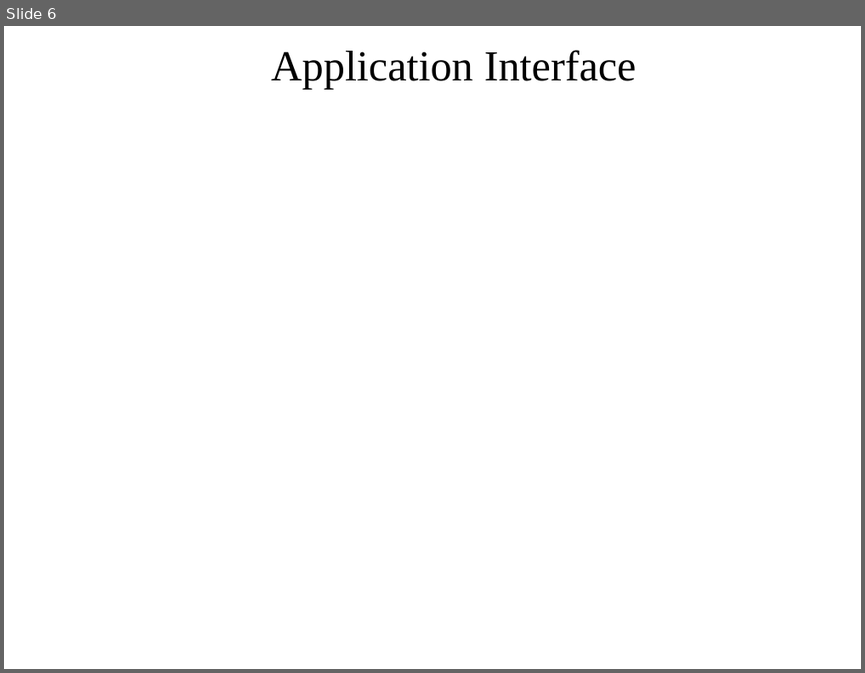
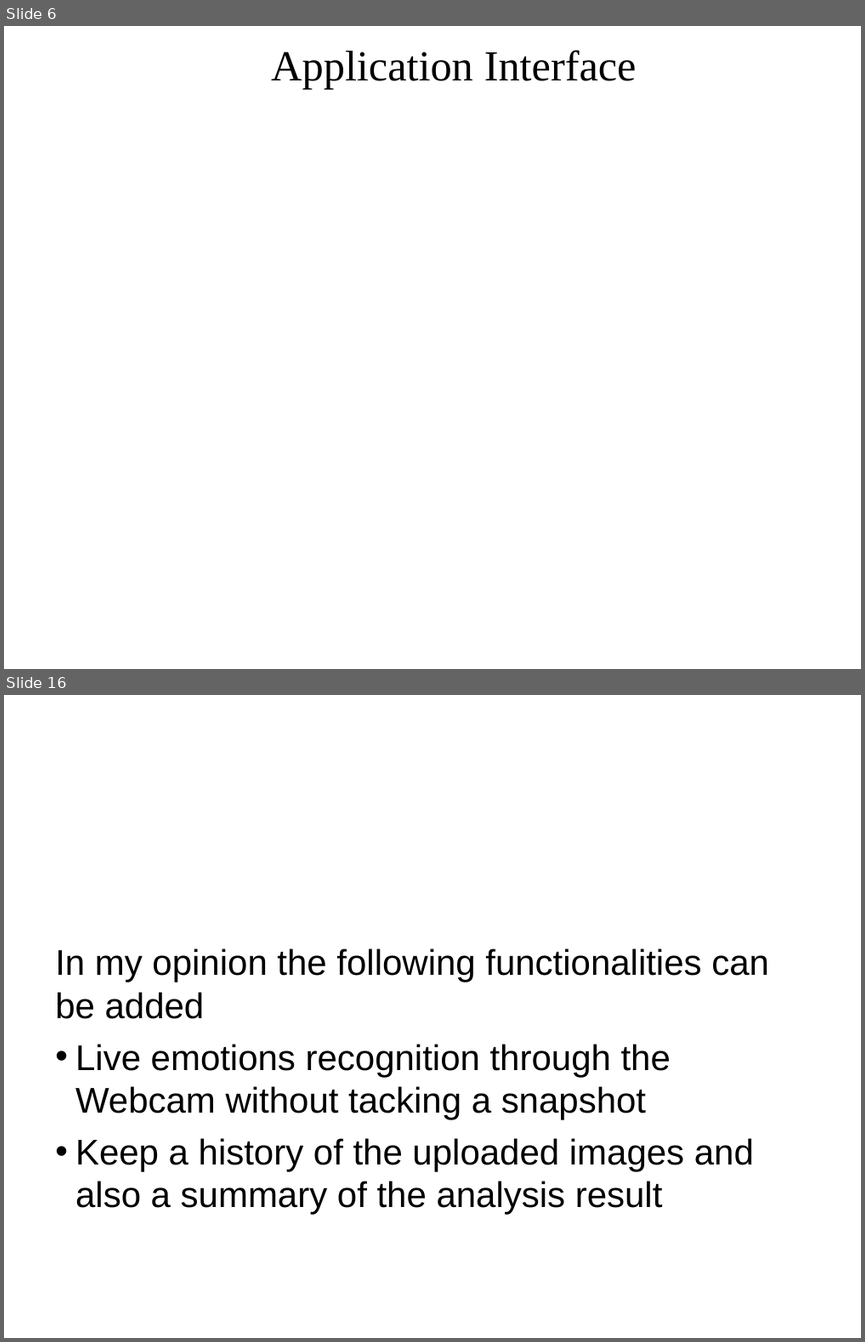
Before and after one commit to AlexSorinDragomir/EmotionalRecogntion, a slide deck: Bachelor's thesis.ppt. Shown one above the other, each under a label of ours: slide 6 before the commit, slides 6 and 16 after it; the slides between them are not shown. The pictures are 865x673 and 865x1342 pixels, drawn with LibreOffice and Linux fonts; fonts in the diff are those of the drawing; background and template pictures are left out. Boxes give left, top, right and bottom in pixels: in the first picture for what was removed or moved away, otherwise in the second. Text is boxed around its words. In the diff, an @@ line names an element or a change of style, - is before the commit and + after.

```diff
--- a/Bachelor's thesis.ppt
+++ b/Bachelor's thesis.ppt
@@ slide 16 added at [4, 695, 861, 1338], background picture (left out) @@
@@ title added at [46, 721, 818, 828], 44 pt, text #FFFFFF @@
+Upgrades and Improvements
@@ text added at [55, 948, 769, 1214], 30 pt, text #000000 @@
+In my opinion the following functionalities can be added
+• Live emotions recognition through the Webcam without tacking a snapshot
+• Keep a history of the uploaded images and also a summary of the analysis result
```
Also in this commit, not shown: 3 slides changed, 10 other slides added.
